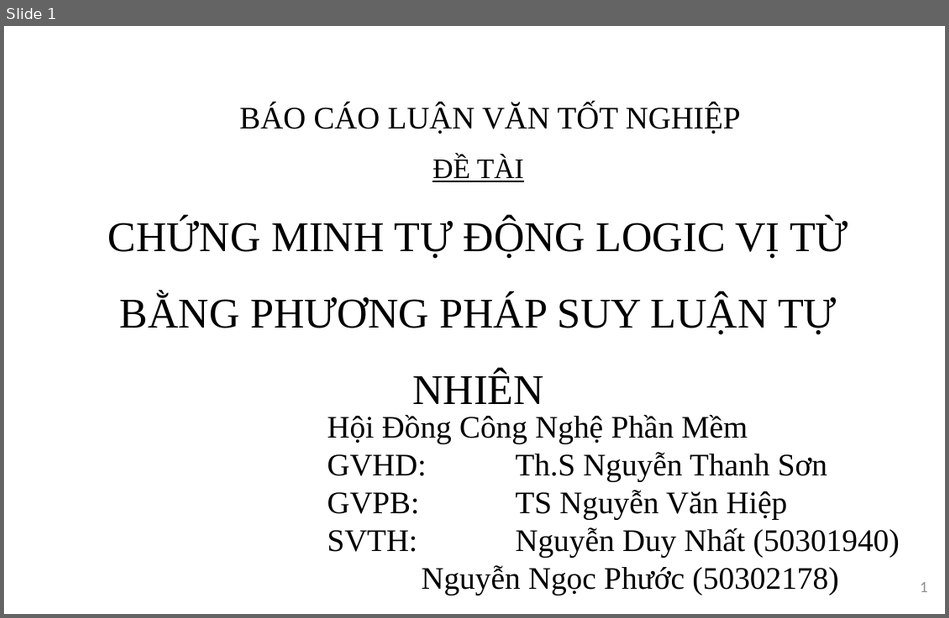
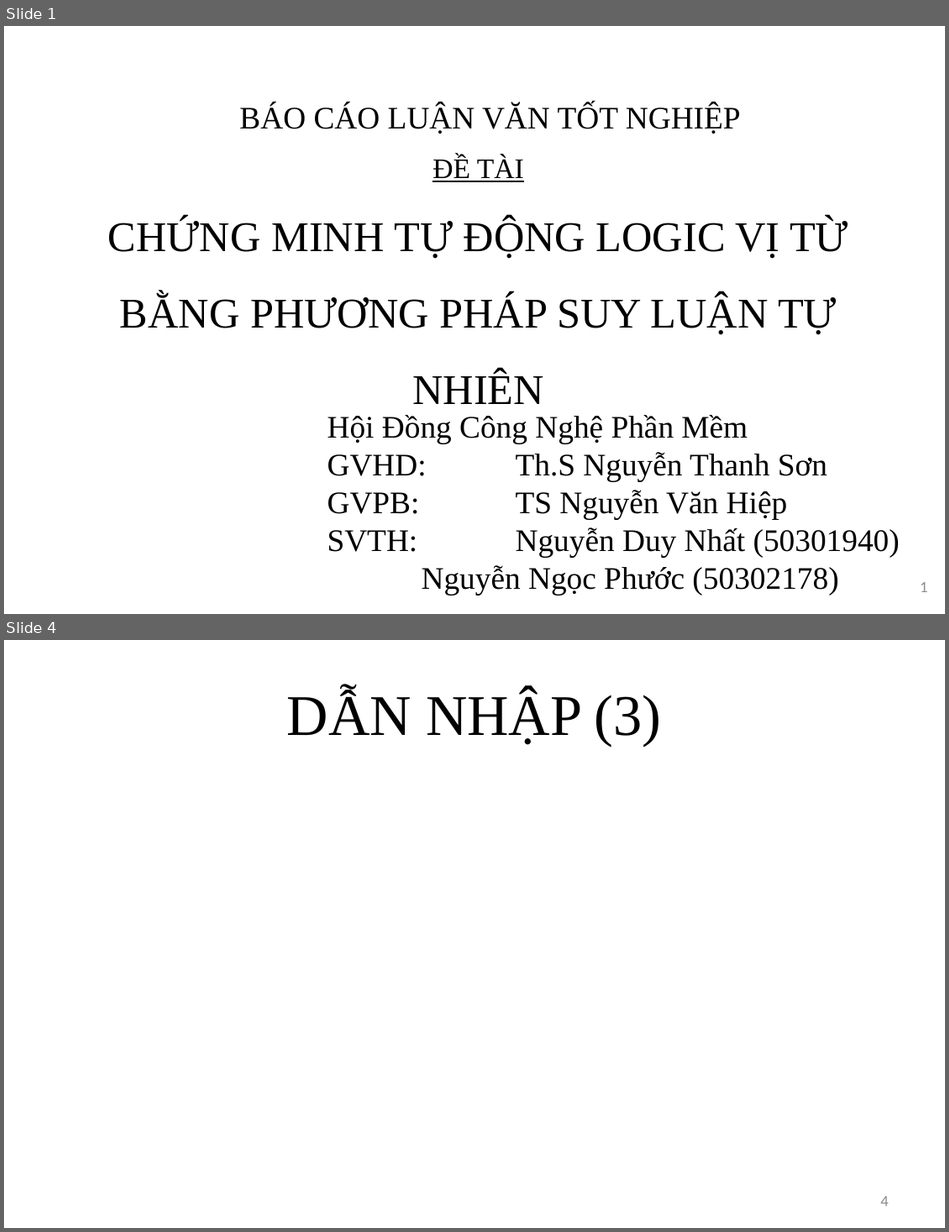
Before and after one commit to giang-rocker/logic, a slide deck: Report/SUY LUẬN TỰ NHIÊN.pptx. Shown one above the other, each under a label of ours: slide 1 before the commit, slides 1 and 4 after it; the slides between them are not shown. The pictures are 949x618 and 949x1232 pixels, drawn with LibreOffice and Linux fonts; fonts in the diff are those of the drawing. Boxes give left, top, right and bottom in pixels: in the first picture for what was removed or moved away, otherwise in the second. Text is boxed around its words. In the diff, an @@ line names an element or a change of style, - is before the commit and + after.

```diff
--- a/Report/SUY LUẬN TỰ NHIÊN.pptx
+++ b/Report/SUY LUẬN TỰ NHIÊN.pptx
@@ slide 4 added at bbox=[4, 640, 945, 1228], background #FFFFFF @@
@@ title added at bbox=[287, 690, 662, 747], 44 pt, text #000000 @@
+DẪN NHẬP (3)
@@ page number added at bbox=[880, 1196, 888, 1206], 12 pt, text #8C8C8C @@
+4
```
Also in this commit, not shown: 11 slides changed, 4 other slides added, 1 slide removed, 34 other files.
